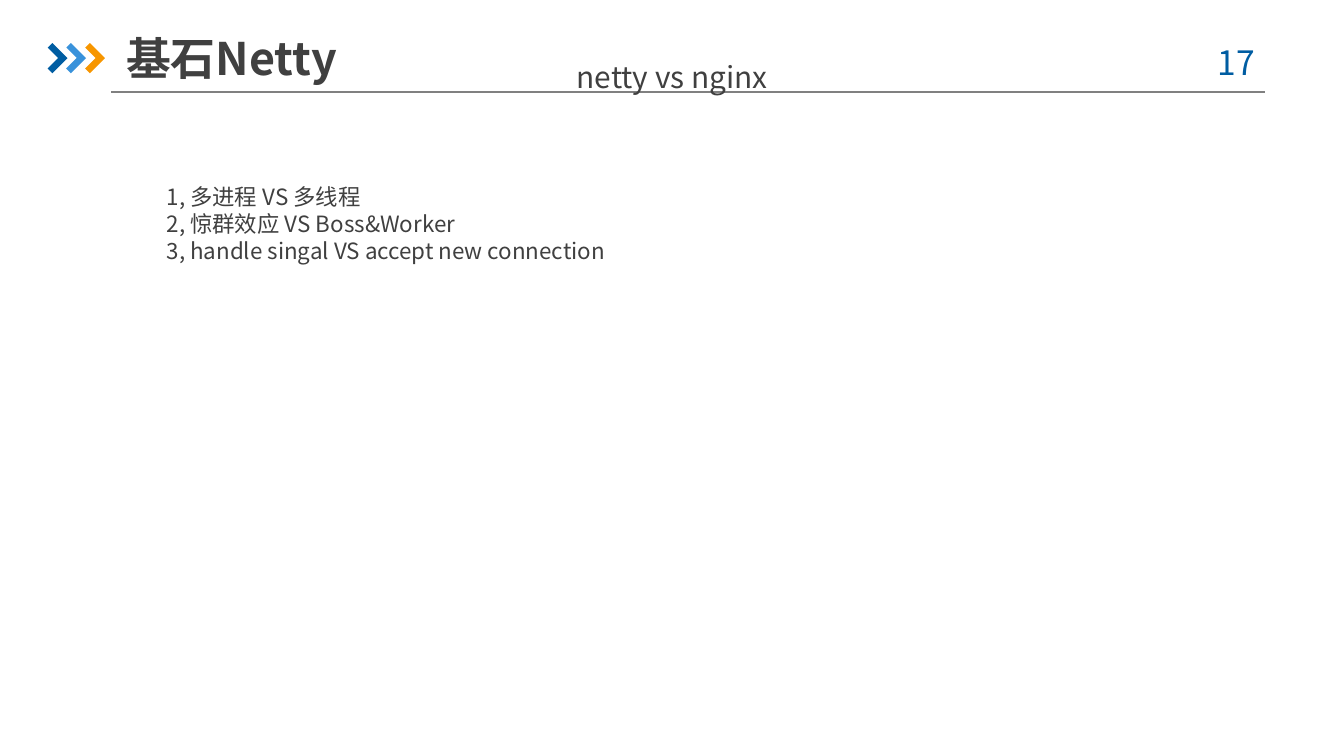
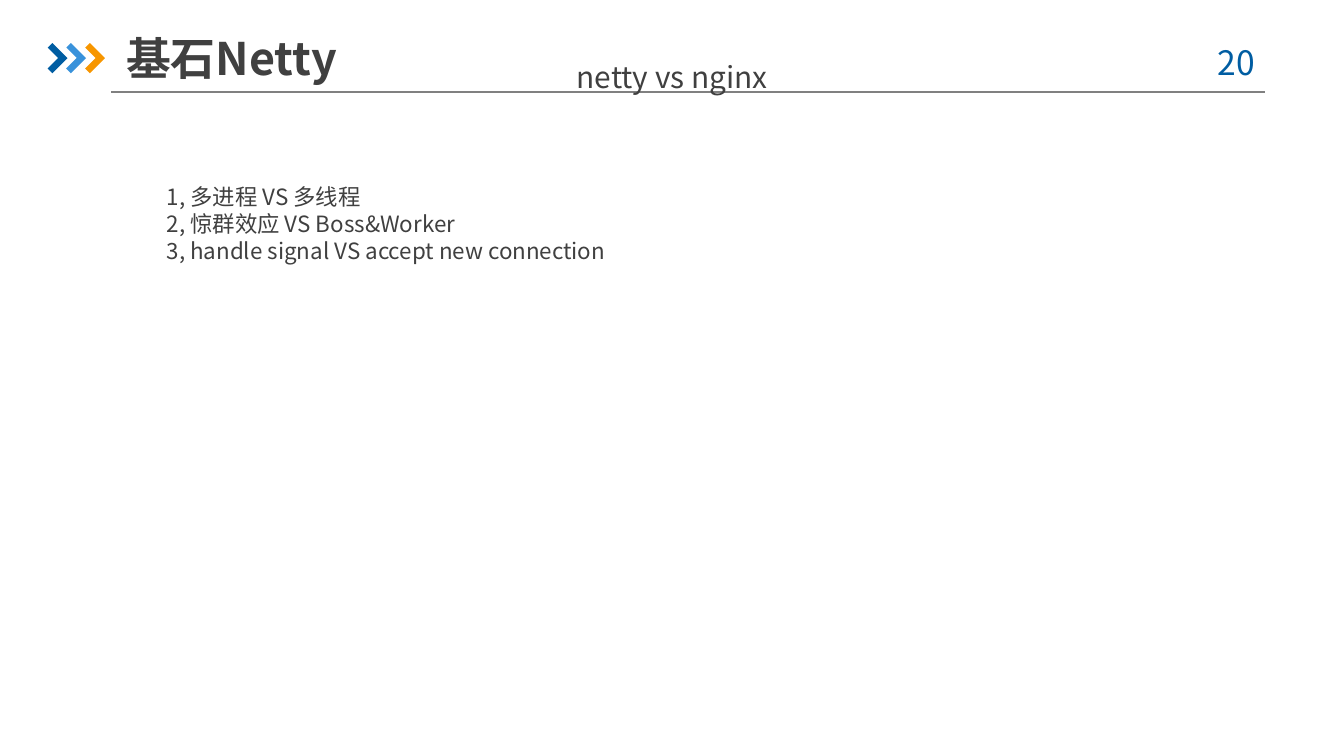
Before and after one commit to yizhou136/springcloudgateway, a slide deck: slide 20 of src/main/doc/SpringCloudGateway框架分析-周国宝.pptx (slide 17 before the commit). Drawn at 1344x756 pixels with LibreOffice and Linux fonts; fonts in the diff are those of the drawing; background and template pictures are left out. Boxes give left, top, right and bottom in pixels: in the first picture for what was removed or moved away, otherwise in the second. Text is boxed around its words. In the diff, an @@ line names an element or a change of style, - is before the commit and + after.

```diff
--- a/src/main/doc/SpringCloudGateway框架分析-周国宝.pptx
+++ b/src/main/doc/SpringCloudGateway框架分析-周国宝.pptx
@@ page number at box(1218, 50, 1255, 76): text changed @@
-17
+20
@@ text at box(167, 241, 605, 265): text changed @@
-3, handle singal VS accept new connection
+3, handle signal VS accept new connection
```
Also in this commit, not shown: 19 other slides changed, 11 slides added, 6 slides removed, 6 other files.
